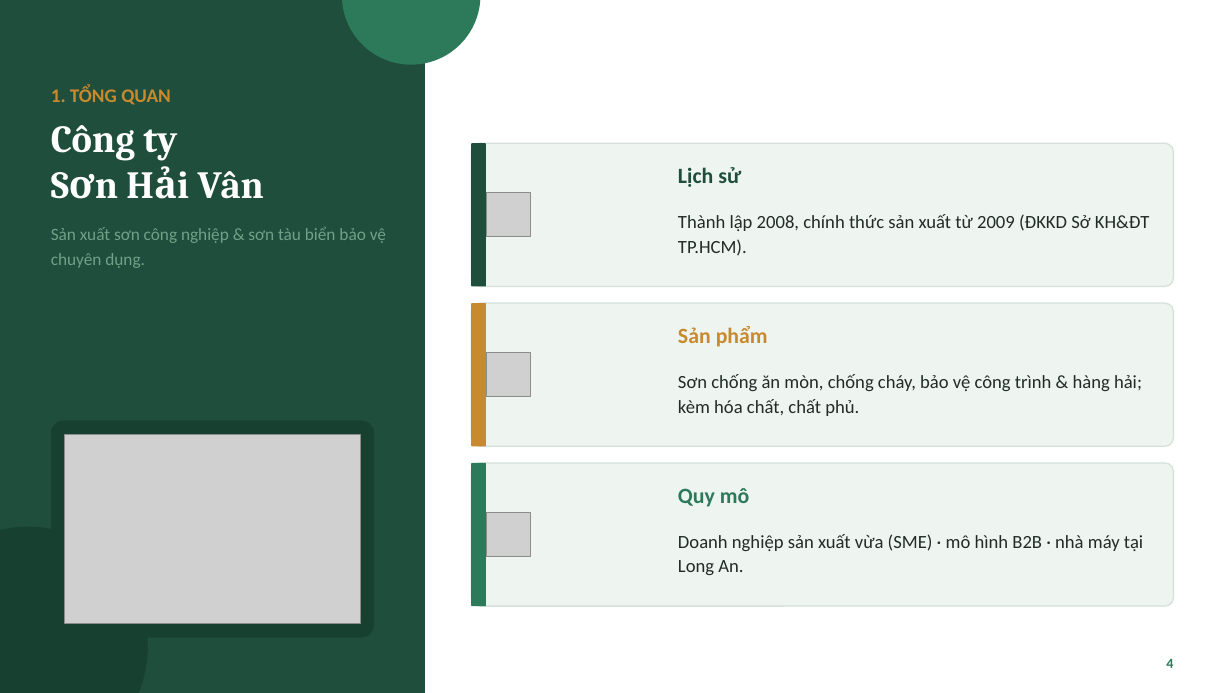
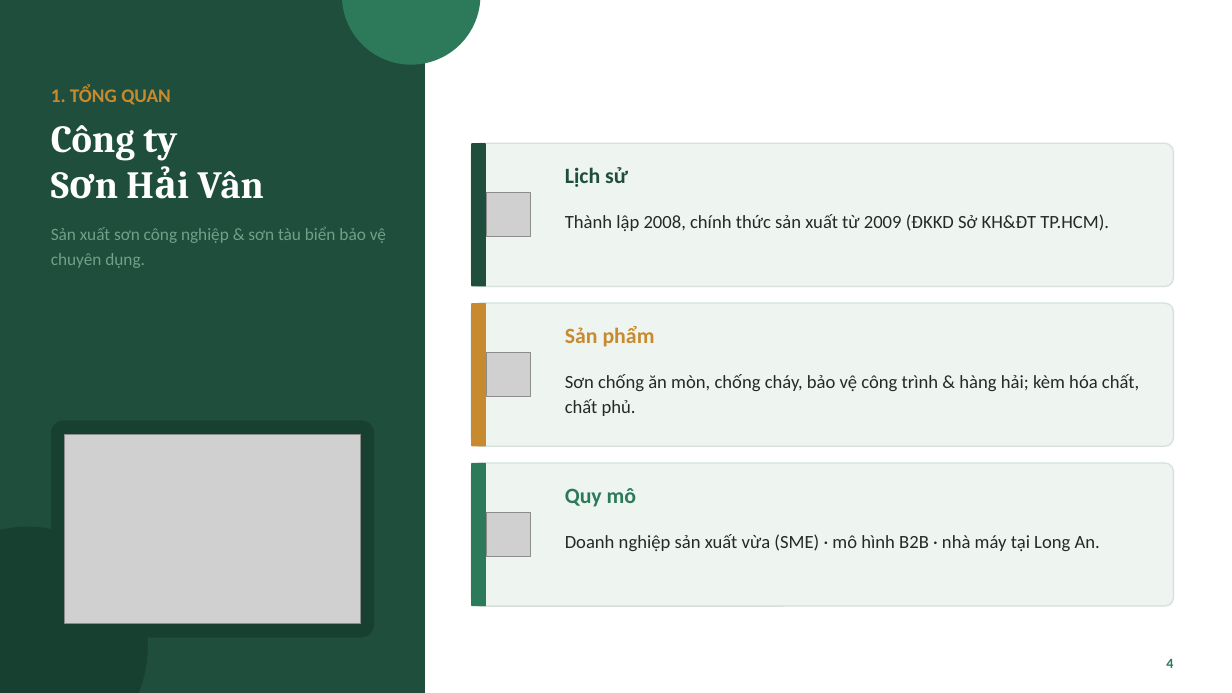
Before and after one commit to tranconcoder/pubic-resources, a slide deck: slide 4 of SuHeo/Báo cáo thực tập - Sơn Hải Vân.pptx. Drawn at 1232x693 pixels with LibreOffice and Linux fonts; fonts in the diff are those of the drawing; grey boxes stand for pictures. Boxes give left, top, right and bottom in pixels: in the first picture for what was removed or moved away, otherwise in the second. Text is boxed around its words. In the diff, an @@ line names an element or a change of style, - is before the commit and + after.

```diff
--- a/SuHeo/Báo cáo thực tập - Sơn Hải Vân.pptx
+++ b/SuHeo/Báo cáo thực tập - Sơn Hải Vân.pptx
@@ text "Lịch sử": place and size @@
-text "Lịch sử" at [678, 167, 741, 187]
+text "Lịch sử" at [565, 167, 628, 187]
@@ text "Thành lập 2008, chính thức ..." rewrapped from [678, 214, 1149, 256] to [565, 214, 1109, 231] @@
@@ text "Sản phẩm": place and size @@
-text "Sản phẩm" at [678, 326, 768, 347]
+text "Sản phẩm" at [565, 326, 655, 347]
@@ text "Sơn chống ăn mòn, chống ..." rewrapped from [678, 374, 1142, 416] to [565, 374, 1139, 416] @@
@@ text "Quy mô": place and size @@
-text "Quy mô" at [678, 488, 749, 507]
+text "Quy mô" at [565, 488, 636, 507]
@@ text "Doanh nghiệp sản xuất vừa ..." rewrapped from [678, 534, 1143, 575] to [565, 534, 1100, 551] @@
```
Also in this commit, not shown: 9 other slides changed, 2 slides added, 1 other file.
